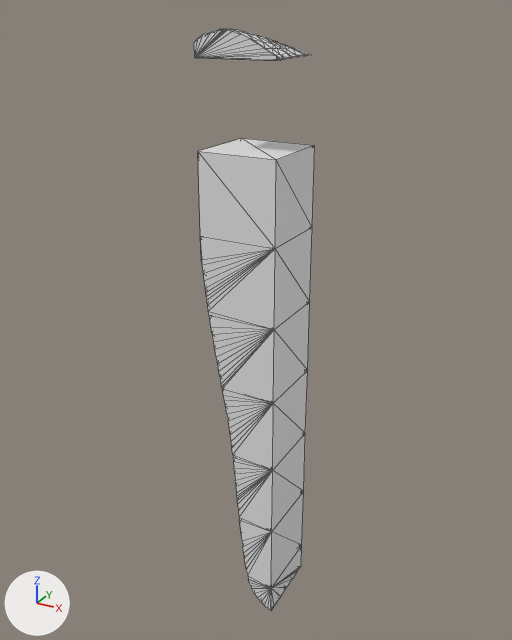
One commit to the glTF model assets/terrain/surface_pieces/surf_1_7.glb: the scene before it, then after it.
The view is the same before and after, from a camera (50 mm lens) standing at (-82.5, 35.9, -12.6) and looking at (-102.9, 73.1, -31.2). Arrows for +X, +Y and +Z are at lower left; the lights stay in place. The picture after the commit comes second. Mesh edges are drawn as thin lines. Where no turn or scale is listed for an object, it has been applied to the vertices.

Names of what the first picture shows: 'layer_0', 'layer_2', 'layer_3', 'layer_4', 'layer_5', 'layer_6', 'layer_7', 'layer_8'.
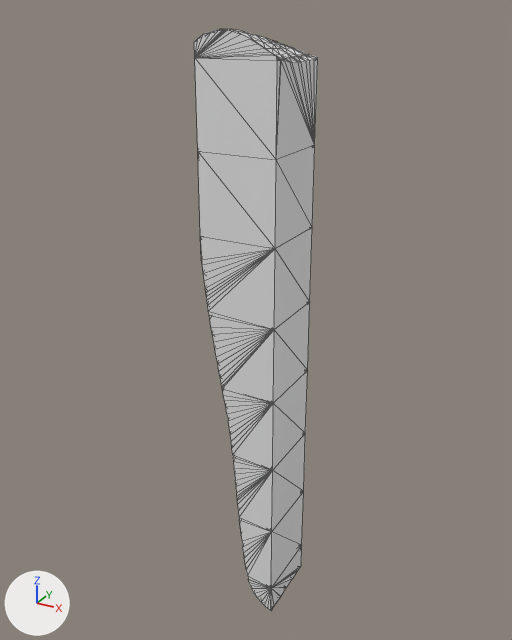
Location of each change, (x1, y1, x2, y2) in pixels of the pictures (512 x 640 px):
'layer_1', added
    after: (195, 55, 318, 160)

What changed in the scene script:
```text
Add me_layer_1:
    me_layer_1.from_pydata(...)  # 37 vertices, 70 faces; spans x -105.0..-100.0, y 70.0..75.0, z -20.0..-15.0
Add ob_layer_1:
    ob_layer_1 = bpy.data.objects.new('layer_1', me_layer_1)
    ob_layer_1.location = (0.0, 0.0, 0.0)
```
